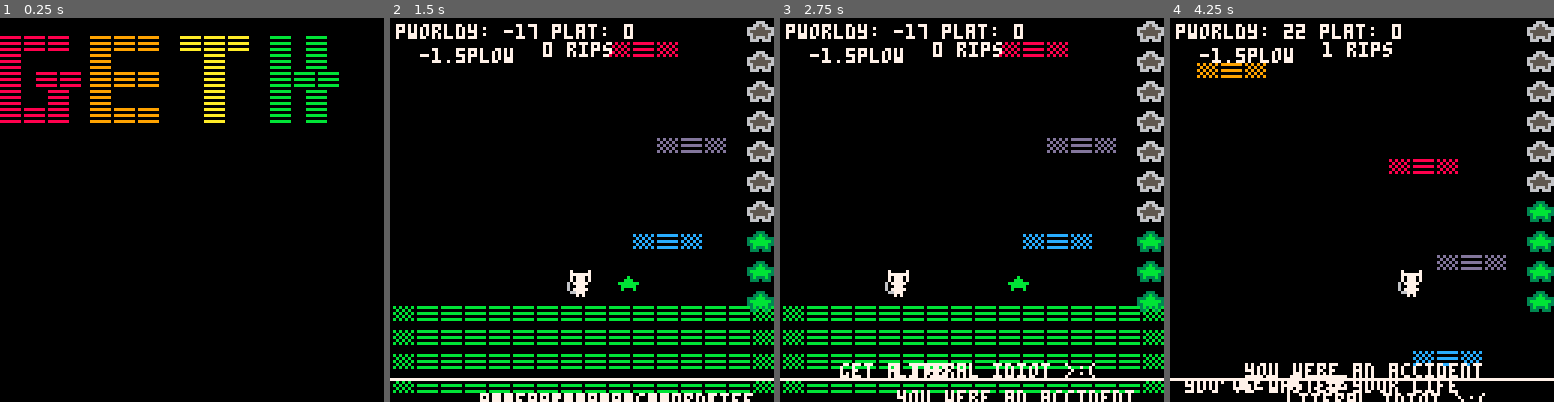
Above: before the commit, frames 1-4 (left to right).
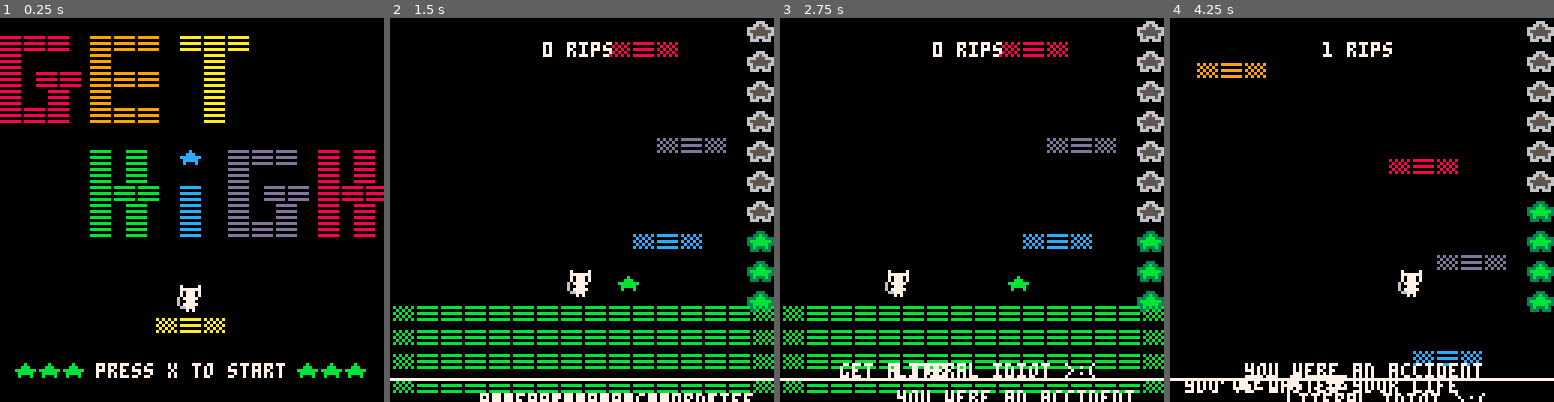
Above: after the commit, the same moments.

Repository: hypercube143/picoasciijam2026
Game: PICO-8 cartridge picoasciijam2016.p8
Same seed, same stepped clock (60 frames per second), same inputs: the game is played once before the commit and once after it.
Inputs:
- Up to frame 1 (0.25 s): no input
- Up to frame 2 (1.5 s): tap X (X key) at 1.07 s
- Up to frame 3 (2.75 s): hold Left 1.97-2.37 s; tap X (X key) at 2.07, 2.4, 2.73 s; hold Down from 2.42 s (still down)
- Up to frame 4 (4.25 s): release Down at 2.82 s; hold Right 2.87-3.53 s; tap X (X key) every 0.33 s from 3.07 to 4.07 s; hold Up 3.58-4.08 s; hold Right from 4.13 s (still down)

The runs differ from the first frame. In frame 1, 8.2% of the frame differs, in the area x 3-100%, y 4-94%; in frame 2, 1.2%; in frame 3, 1.2%; in frame 4, 1.3%.

Commit message:
start menu done... convoluted

Diff:
--- a/picoasciijam2016.p8
+++ b/picoasciijam2016.p8
@@ -94,7 +94,6 @@
   ▤
   ▤
 ]]
---t = t + "\n"
 h = [[
 
 ▤ ▤
@@ -103,9 +102,25 @@
 ▤ ▤
 ▤ ▤
 ]]
+i = [[
+
+★
+
+▤
+▤
+▤
+]]
+z = [[
+
+★
+
+▤
+▤
+▤
+]]
 
 x = "press x to start"
-startMenuArt = {g,e,t,h} --t,h,i,g,h,x}
+startMenuArt = {g,e,t,h,i,g, h} --t,h,i,g,h,x}
 
 
 -- global thought cloud vars
@@ -160,17 +175,34 @@
             end
         end,
         draw = function()
-            --print("press x")
-            local i = 1
+            drawLogo()
+            print("★★★", 5, 115, 11)
+            print("press x to start", 32, 115, 7)
+            print("★★★", 99, 115, 11)
+            p = newPlayer(60,85)
+            p.draw(50,50)
+            plat = platformCo(60,85, 3, 10)
+            plat.draw(51,98)
+        end
+    }
+end
+
+function drawLogo()
+    local i = 0
+        local x = 1
+        local y = 0
+        local minMod = 30
             for thing in all(startMenuArt) do
-                local col = platformColours[i % #platformColours]
-                print(thing, (i*(5*6))- 30, 0, col)
+                local col = platformColours[i % #platformColours+1] -- for some reason i had to do plus one else the purple didnt load?
+                print(thing, (x*(5*6))- minMod, y, col)
                 i += 1
-
-            end
-        end
-    }
-end
+                x += 1
+                if i == 3 then
+                    y = 38
+                    x = 2
+                elseif i == 5 then minMod = 44 end
+            end
+    end
 
 function initLevelOne()
     p = newPlayer(60, 80)
@@ -377,9 +409,6 @@
         jumpStr = 4.20, -- B) smok weed every day
         draw = function()
             p.spr.draw(p.x, p.y)
-            print("pworldy: " .. ceil(p.worldY-16) .. " plat: " .. p.highestPlatform, 2, 2, 7)
-            print(p.lowest .. "plow", 10, 10, 7)
-
         end,
         update = function()
             checkPlayerCollision(entities)
